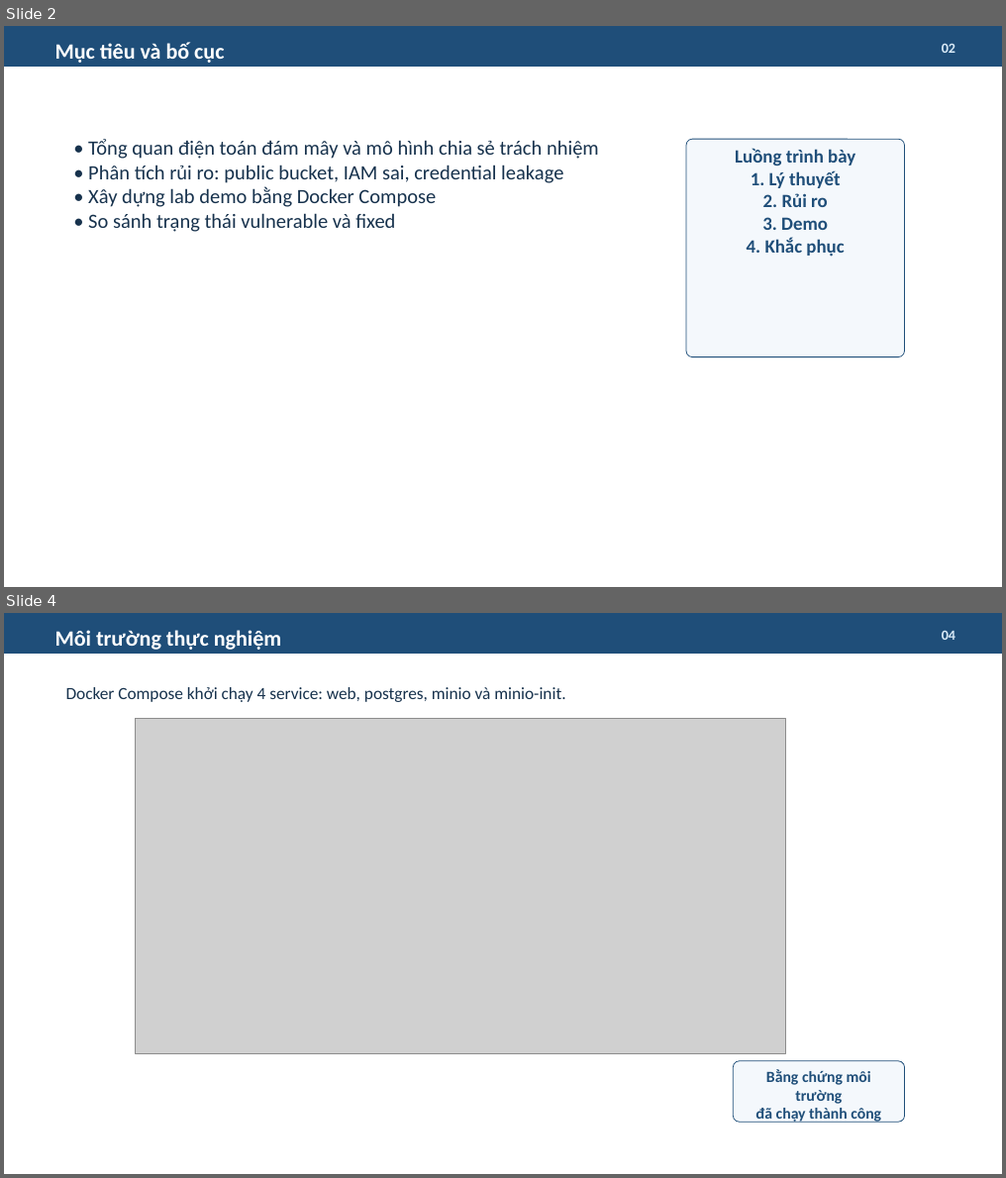
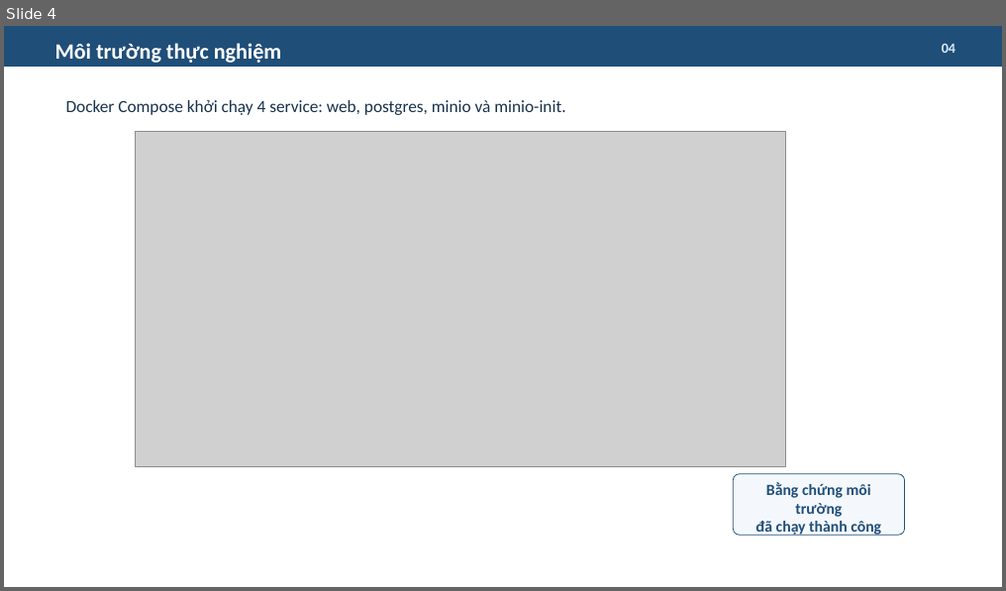
Before and after one commit to DDBanggg/cloud-security-misconfig-demo, a slide deck: slide/NMATTT_Cloud_Security_Demo.pptx. Shown one above the other, each under a label of ours: slides 2 and 4 before the commit, slide 4 after it; the slides between them are not shown. The pictures are 1006x1178 and 1006x591 pixels, drawn with LibreOffice and Linux fonts; fonts in the diff are those of the drawing; grey boxes stand for pictures. Boxes give left, top, right and bottom in pixels: in the first picture for what was removed or moved away, otherwise in the second. Text is boxed around its words. In the diff, an @@ line names an element or a change of style, - is before the commit and + after.

```diff
--- a/slide/NMATTT_Cloud_Security_Demo.pptx
+++ b/slide/NMATTT_Cloud_Security_Demo.pptx
@@ slide 2 removed at bbox=[4, 26, 1002, 587], background #FFFFFF @@
@@ rectangle removed at bbox=[4, 26, 1002, 67] @@
@@ text removed at bbox=[55, 42, 224, 63] @@
-Mục tiêu và bố cục
@@ text removed at bbox=[942, 43, 955, 53] @@
-02
@@ text removed at bbox=[88, 139, 599, 232] @@
-• Tổng quan điện toán đám mây và mô hình chia sẻ trách nhiệm
-• Phân tích rủi ro: public bucket, IAM sai, credential leakage
-• Xây dựng lab demo bằng Docker Compose
-• So sánh trạng thái vulnerable và fixed
@@ rounded rectangle removed at bbox=[686, 139, 905, 358] @@
-Luồng trình bày
-1. Lý thuyết
-2. Rủi ro
-3. Demo
-4. Khắc phục
```
Also in this commit, not shown: 2 slides changed, 1 slide added, 21 other files.
